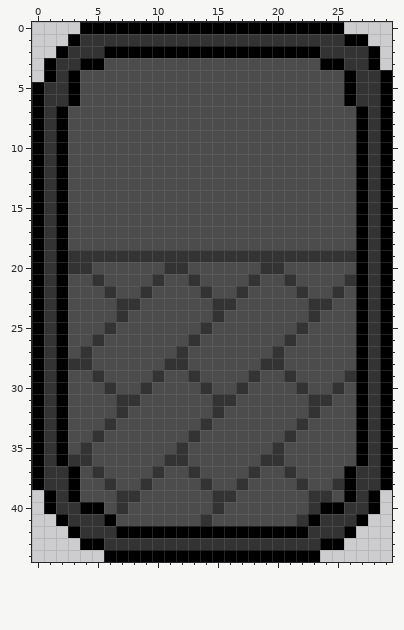
Pixel-art sprite -- Assets/Sprites/Upgrades/UpgradeCard.png. The first picture shows the starting point.
The file is 30x45 pixels.
Once edited:
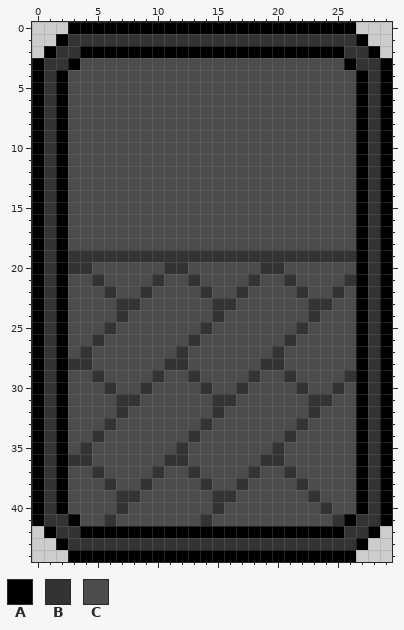
Palette (. is transparent): A #000000  B #333333  C #4c4c4c
Diff:
@@ x 0..29 @@
- 0 ....AAAAAAAAAAAAAAAAAAAAAA....
- 1 ...ABBBBBBBBBBBBBBBBBBBBBBAA..
- 2 ..ABBBAAAAAAAAAAAAAAAAAABBBBA.
- 3 .ABBAACCCCCCCCCCCCCCCCCCAABBA.
- 4 .ABACCCCCCCCCCCCCCCCCCCCCCABBA
- 5 ABBACCCCCCCCCCCCCCCCCCCCCCABBA
- 6 ABBACCCCCCCCCCCCCCCCCCCCCCABBA
+ 0 ...AAAAAAAAAAAAAAAAAAAAAAAA...
+ 1 ..ABBBBBBBBBBBBBBBBBBBBBBBBA..
+ 2 .ABBAAAAAAAAAAAAAAAAAAAAAABBA.
+ 3 ABBACCCCCCCCCCCCCCCCCCCCCCABBA
+ 4 ABACCCCCCCCCCCCCCCCCCCCCCCCABA
+ 5 ABACCCCCCCCCCCCCCCCCCCCCCCCABA
+ 6 ABACCCCCCCCCCCCCCCCCCCCCCCCABA
  7 ABACCCCCCCCCCCCCCCCCCCCCCCCABA
@@ x 0..29 @@
 36 ABABBCCCCCCBBCCCCCCBBCCCCCCABA
-37 ABBACBCCCCBCCBCCCCBCCBCCCCABBA
-38 ABBACCBCCBCCCCBCCBCCCCBCCBABBA
-39 .ABACCCBBCCCCCCBBCCCCCCBBCABA.
-40 .ABBAACBCCCCCCCBCCCCCCCBAABBA.
-41 ..ABBBACCCCCCCBCCCCCCCBABBBA..
-42 ...ABBBAAAAAAAAAAAAAAAABBBA...
-43 ....AABBBBBBBBBBBBBBBBBBAA....
-44 ......AAAAAAAAAAAAAAAAAA......
+37 ABACCBCCCCBCCBCCCCBCCBCCCCCABA
+38 ABACCCBCCBCCCCBCCBCCCCBCCCCABA
+39 ABACCCCBBCCCCCCBBCCCCCCBCCCABA
+40 ABACCCCBCCCCCCCBCCCCCCCCBCCABA
+41 ABBACCBCCCCCCCBCCCCCCCCCCBABBA
+42 .ABBAAAAAAAAAAAAAAAAAAAAAABBA.
+43 ..ABBBBBBBBBBBBBBBBBBBBBBBBA..
+44 ...AAAAAAAAAAAAAAAAAAAAAAAA...
Changed places in both pictures, as pixel boxes (x1, y1, x2, y2):
changed: (32, 22, 104, 106)
changed: (320, 22, 392, 106)
changed: (32, 466, 116, 562)
changed: (296, 466, 392, 562)
